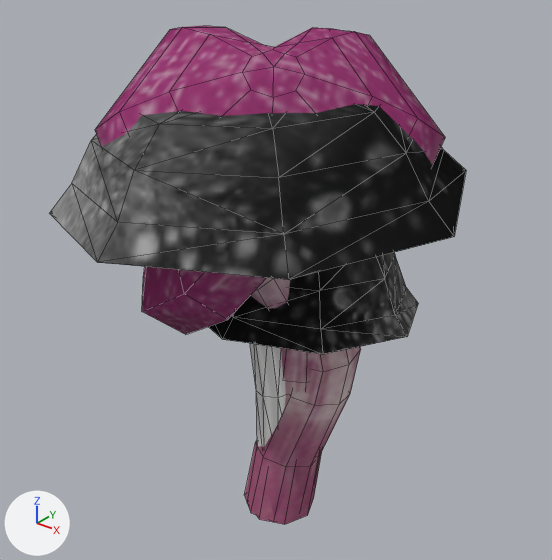
What one commit did to the Blender file Models/Enemies.blend.
Before and after are seen from a 50 mm camera at (2.31, -2.89, 3.3) aimed at (-0.01, 0.01, 1.5). Arrows for +X, +Y and +Z are at lower left; the lights stay in place. Mesh edges are drawn as thin lines.

Script lines for the objects in view, before the commit:
```python
me_grey = bpy.data.meshes.new('Grey')
me_grey.from_pydata(...)  # 137 vertices, 264 faces; spans x -1.18..0.99, y -0.01..2.58, z -1.08..1.08
me_grey.materials.append(mat_material_001)  # picture img_grey_base_color_png
me_grey_001 = bpy.data.meshes.new('Grey.001')
me_grey_001.from_pydata(...)  # 121 vertices, 232 faces; spans x -0.81..0.61, y -0.01..1.86, z -1.08..0.33
me_grey_001.materials.append(mat_material_001)  # picture img_grey_base_color_png
me_pink = bpy.data.meshes.new('Pink')
me_pink.from_pydata(...)  # 159 vertices, 155 faces; spans x -0.72..0.74, y 0.0..2.77, z -0.7..0.79
me_pink.materials.append(mat_none)  # picture img_pink_base_color_png
ob_grey = bpy.data.objects.new('Grey', me_grey)
ob_grey.location = (0.0, 0.0, 0.0)
ob_grey.rotation_euler = (1.571, 0.0, 0.0)  # degrees (90, 0, 0)
ob_grey_001 = bpy.data.objects.new('Grey.001', me_grey_001)
ob_grey_001.location = (0.0, 0.0, 0.0)
ob_grey_001.rotation_euler = (1.571, 0.0, 0.0)  # degrees (90, 0, 0)
ob_pink = bpy.data.objects.new('Pink', me_pink)
ob_pink.location = (0.0, 0.0, 0.0)
ob_pink.rotation_euler = (1.571, 0.0, 0.0)  # degrees (90, 0, 0)
# also in view: 'Pink.001' at (-0.14, -0.21, 1.13)
```
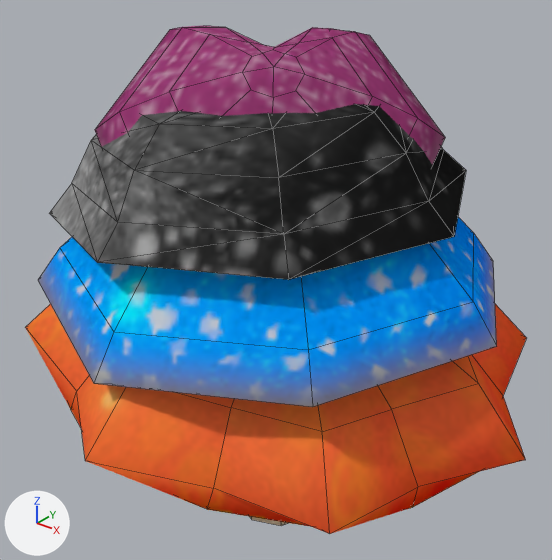
Commit message: Added new enemies

What differs and where, as boxes [x1, y1, x2, y2] in the pictures (552 x 560 px):
'Blue', added (blue): after [38, 217, 497, 526]
'Orange', added (orange): after [25, 304, 526, 534]
'Grey.001', unchanged, covered by the edit: before [208, 253, 418, 354]
'Pink.001', unchanged, covered by the edit: before [142, 267, 321, 524]

The change in detail:
Picture 'Orange_Base_color.png' (img_orange_base_color_png) is new.
Picture 'Blue_Base_color.png' (img_blue_base_color_png) is new.
Material 'None.002' (mat_none_002) is new.
Its texture is img_orange_base_color_png.
Its roughness is 1.0.
Its specular ior level is 0.0.
Material 'None.001' (mat_none_001) is new.
Its texture is img_blue_base_color_png.
Its roughness is 1.0.
Its specular ior level is 0.0.
Mesh me_thingy_4 is new.
It has 177 vertices, 192 faces and spans x -1.3..1.45, y 0.0..2.37, z -1.39..1.39.
It uses material mat_none_002 (picture img_orange_base_color_png).
Mesh me_thingy_5 is new.
It has 129 vertices, 128 faces and spans x -1.24..1.24, y 0.0..2.16, z -1.24..1.24.
It uses material mat_none_001 (picture img_blue_base_color_png).
Object 'Orange' (ob_orange) is new; it shows me_thingy_4.
Its location is (0.0, 0.0, 0.0).
Its rotation in degrees is (90, 0, 0).
Object 'Blue' (ob_blue) is new; it shows me_thingy_5.
Its location is (0.0, 0.0, 0.0).
Its rotation in degrees is (90, 0, 0).
